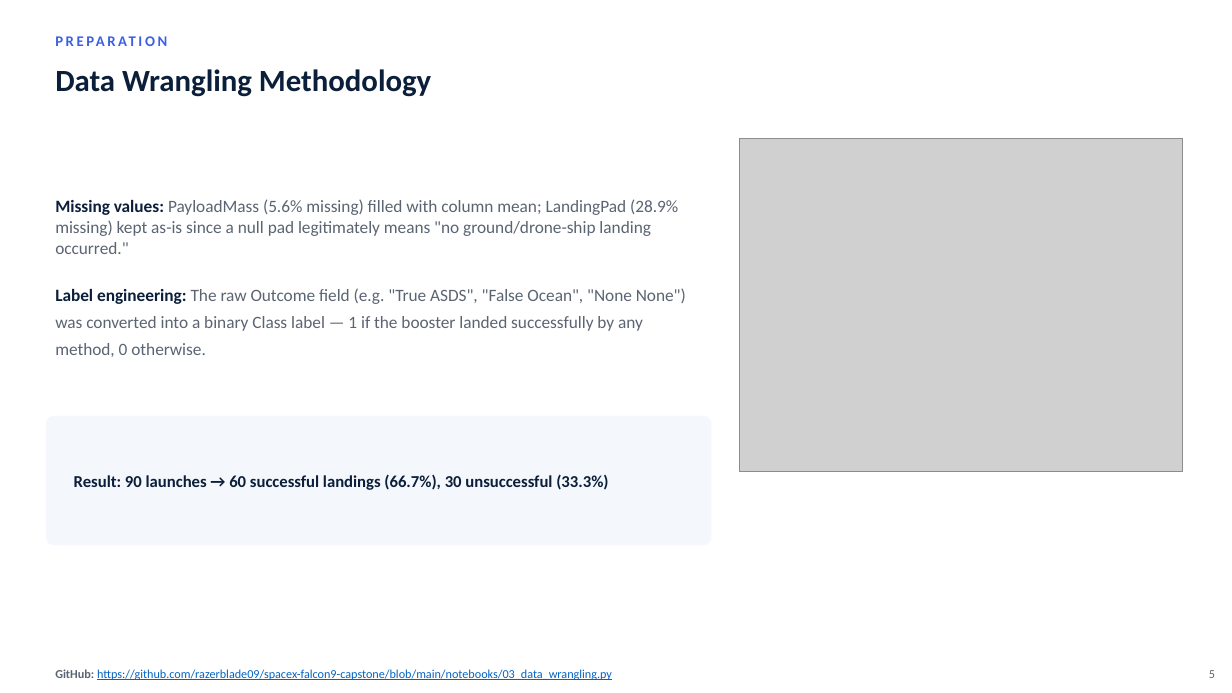
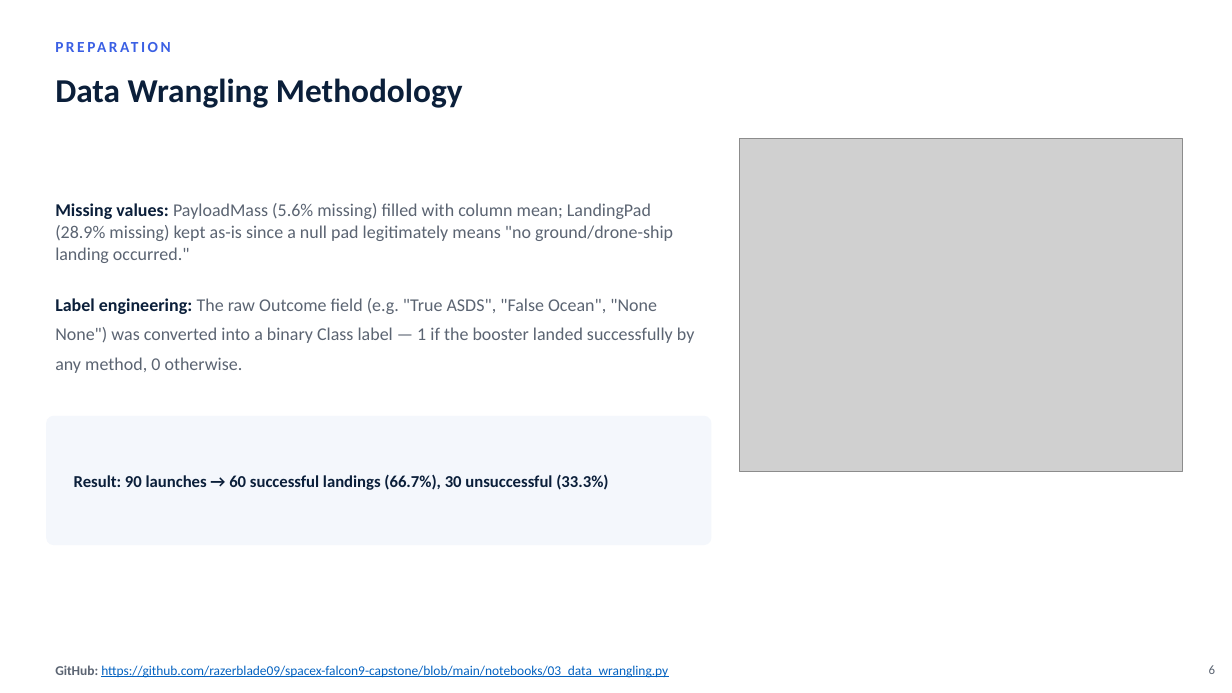
Before and after one commit to razerblade09/spacex-falcon9-capstone, a slide deck: slide 6 of Data_Science_Capstone_Presentation.pptx (slide 5 before the commit). Drawn at 1232x693 pixels with LibreOffice and Linux fonts; fonts in the diff are those of the drawing; grey boxes stand for pictures. Boxes give left, top, right and bottom in pixels: in the first picture for what was removed or moved away, otherwise in the second. Text is boxed around its words. In the diff, an @@ line names an element or a change of style, - is before the commit and + after.

```diff
--- a/Data_Science_Capstone_Presentation.pptx
+++ b/Data_Science_Capstone_Presentation.pptx
@@ text "PREPARATION" at box(46, 32, 786, 60): size 11.5 to 12 pt @@
@@ text "Data Wrangling Methodology" at box(55, 78, 463, 108): size 24 to 26 pt @@
@@ text "Missing values: PayloadMass (5.6% missing) ..." at box(55, 203, 695, 373): size 13.5 to 14 pt; line spacing 21pt to 23pt @@
@@ text "GitHub: https://github.com/razerblade09/spacex-falcon9-capst ..." at box(55, 665, 668, 678): size 9.5 to 10.5 pt @@
@@ text at box(1209, 665, 1215, 674): text changed; size 9.5 to 10 pt @@
-5
+6
```
Also in this commit, not shown: 11 other slides changed, 7 slides added, 20 other files.
